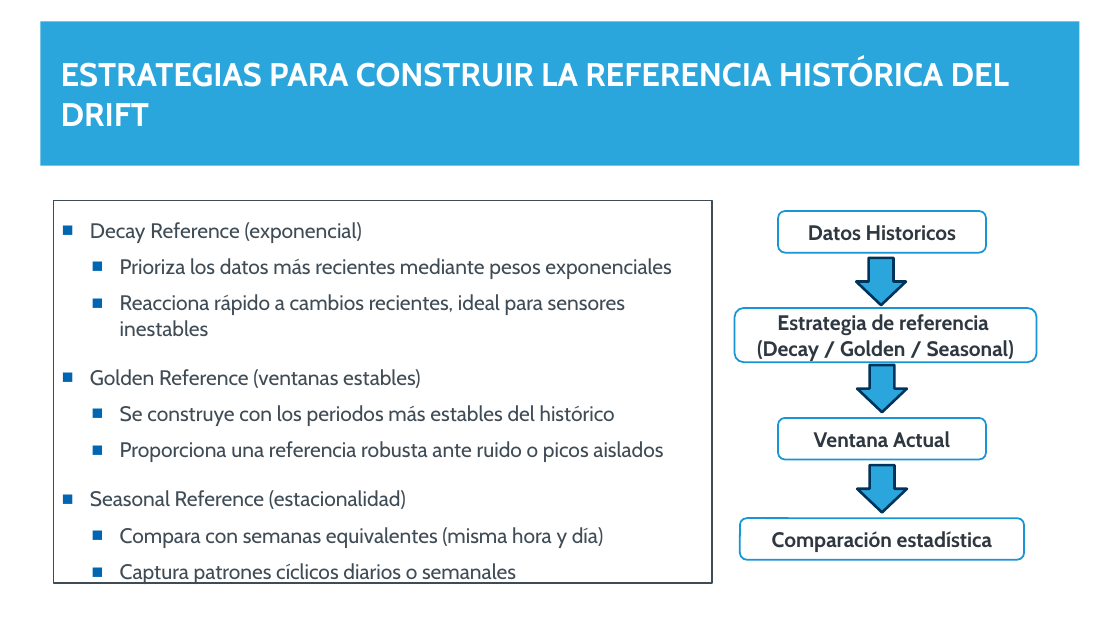
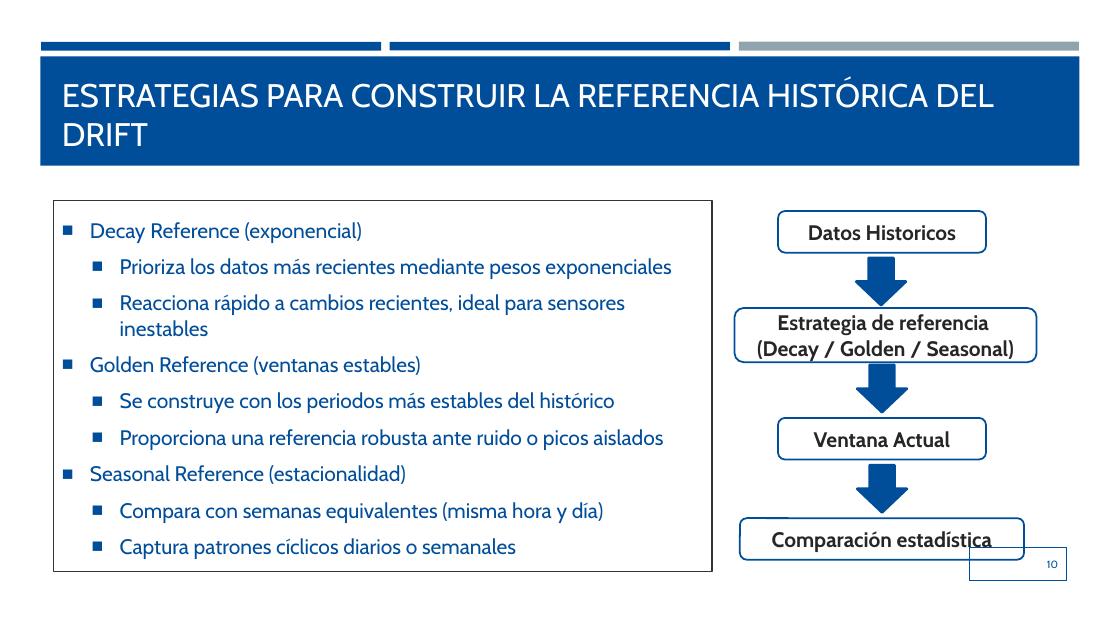
Before and after one commit to fchiapped/Proyecto-Grado, a slide deck: slide 10 of Entregas/UC/Entrega 3/Entrega 3.pptx. Drawn at 1120x630 pixels with LibreOffice and Linux fonts; fonts in the diff are those of the drawing. Boxes give left, top, right and bottom in pixels: in the first picture for what was removed or moved away, otherwise in the second. Text is boxed around its words. In the diff, an @@ line names an element or a change of style, - is before the commit and + after.

```diff
--- a/Entregas/UC/Entrega 3/Entrega 3.pptx
+++ b/Entregas/UC/Entrega 3/Entrega 3.pptx
@@ rectangle at bbox=[40, 56, 1080, 166]: fill #2AA6DD to #004D99 @@
@@ rectangle: place and size @@
-rectangle at bbox=[40, 21, 1080, 166]
+rectangle at bbox=[40, 56, 1080, 166]
@@ rectangle at bbox=[41, 42, 381, 50]: fill #2AA6DD to #004D99 @@
@@ rectangle added at bbox=[390, 42, 730, 50], fill #004D99 @@
@@ rectangle at bbox=[739, 42, 1079, 51]: fill #BFDDEE to #90A4AE @@
@@ title "ESTRATEGIAS PARA CONSTRUIR LA REFERENCIA ...": place and size @@
-title "ESTRATEGIAS PARA CONSTRUIR LA REFERENCIA ..." at bbox=[61, 59, 1009, 126]
+title "ESTRATEGIAS PARA CONSTRUIR LA REFERENCIA ..." at bbox=[62, 80, 994, 146]
@@ title "ESTRATEGIAS PARA CONSTRUIR LA REFERENCIA ..." at bbox=[62, 80, 994, 146]: bold off; vertical alignment middle to bottom @@
@@ text "Decay Reference (exponencial)": place and size @@
-text "Decay Reference (exponencial)" at bbox=[54, 200, 712, 583]
+text "Decay Reference (exponencial)" at bbox=[54, 200, 712, 571]
@@ text "Decay Reference (exponencial)" at bbox=[54, 200, 712, 571]: text colour #3F4B55 to #004D99; alignment justified to left; bullet colour #0066B2 to #004D99; line spacing 1.5 to 1; outline #3F4B55 1 pt to #333333 1 pt @@
@@ fill #2AA6DD to #004D99; outline #003359 2.25 pt to #004D99 2.25 pt in 3 elements at bbox=[857, 365, 907, 413], bbox=[856, 258, 906, 305], bbox=[857, 465, 907, 513] @@
@@ text colour #2F3840 to #262626; outline #1795D4 1.5 pt to #004D99 1.5 pt in 4 elements at bbox=[734, 308, 1037, 362], bbox=[778, 211, 986, 252], bbox=[778, 418, 986, 460], bbox=[740, 518, 1024, 560] @@
@@ page number added at bbox=[970, 547, 1067, 581], outline #004D99 0.75 pt, 9 pt, text #004D99 @@
+10
```
Also in this commit, not shown: 12 other slides changed, 23 other files.
